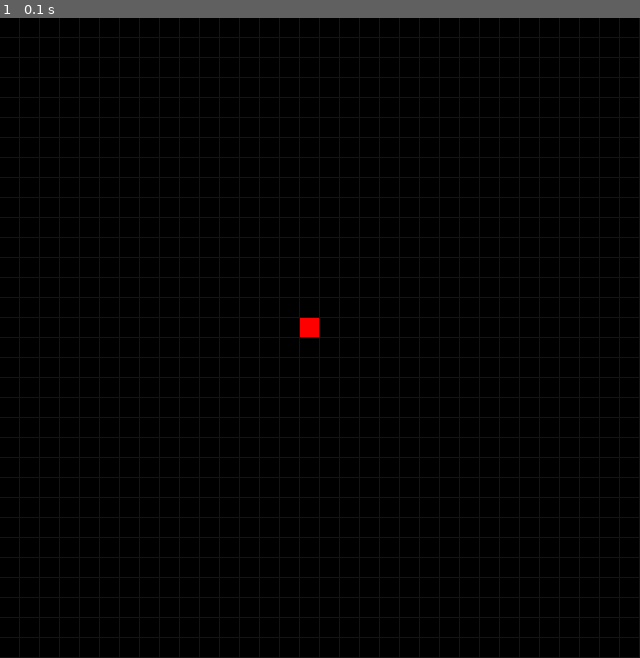
Above: before the commit, frame 1.
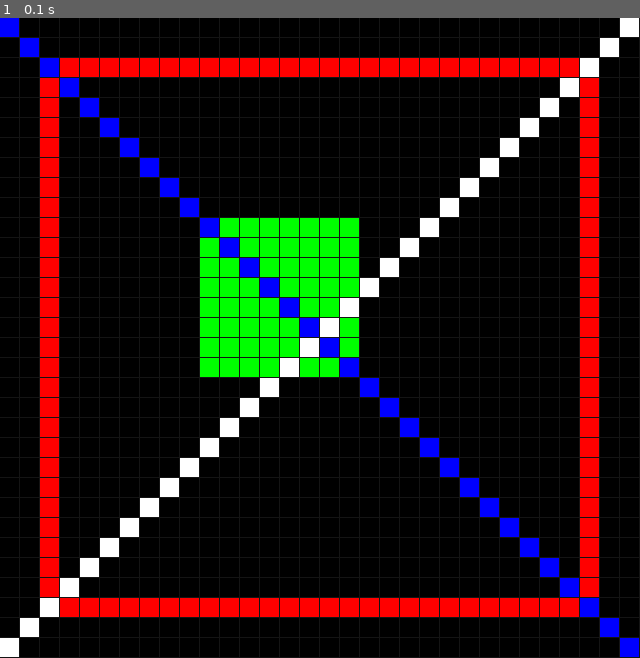
Above: after the commit, the same moment.

Repository: vvaraadd/Lumina
Game: pygame game, started from main.py
The game is run twice, just before and just after one commit, with the same random seed, the same clock (stepped at 60 frames per second) and the same inputs.
Inputs:
- Up to frame 1 (0.1 s): no input

The runs differ from the first frame. In frame 1, 19% of the frame differs, in the area x 0-100%, y 0-100%.

Commit message:
Implement drawing primitives

Diff:
--- a/core/app.py
+++ b/core/app.py
@@ -1,8 +1,25 @@
-import pygame
+try:
+    import pygame
+except Exception:
+    class _Clock:
+        def tick(self, fps=0):
+            return None
+
+    class _EventModule:
+        @staticmethod
+        def get():
+            return []
+
+    class _PygameStub:
+        time = _Clock()
+        event = _EventModule()
+        QUIT = 256
+
+    pygame = _PygameStub()
 
 from core.display import Display
 from core.framebuffer import FrameBuffer
-from core.colors import RED
+from core.colors import RED, GREEN, BLUE, WHITE
 
 import config
 
@@ -33,7 +50,37 @@
 
             self.framebuffer.clear()
 
-            self.framebuffer.set_pixel(15, 15, RED)
+            self.framebuffer.draw_rectangle(
+                2,
+                2,
+                28,
+                28,
+                RED,
+            )
+
+            self.framebuffer.fill_rectangle(
+                10,
+                10,
+                8,
+                8,
+                GREEN,
+            )
+
+            self.framebuffer.draw_line(
+                0,
+                0,
+                31,
+                31,
+                BLUE,
+            )
+
+            self.framebuffer.draw_line(
+                31,
+                0,
+                0,
+                31,
+                WHITE,
+            )
 
             # -------------------------
 
--- /dev/null
+++ b/core/drawing.py
@@ -0,0 +1,65 @@
+class DrawingMixin:
+    """
+    Drawing functions for the framebuffer.
+    """
+
+    def draw_line(self, x1, y1, x2, y2, color):
+
+        dx = abs(x2 - x1)
+        dy = abs(y2 - y1)
+
+        sx = 1 if x1 < x2 else -1
+        sy = 1 if y1 < y2 else -1
+
+        err = dx - dy
+
+        while True:
+
+            self.set_pixel(x1, y1, color)
+
+            if x1 == x2 and y1 == y2:
+                break
+
+            e2 = 2 * err
+
+            if e2 > -dy:
+                err -= dy
+                x1 += sx
+
+            if e2 < dx:
+                err += dx
+                y1 += sy
+
+    def draw_rectangle(self, x, y, width, height, color):
+
+        self.draw_line(x, y, x + width - 1, y, color)
+
+        self.draw_line(
+            x,
+            y + height - 1,
+            x + width - 1,
+            y + height - 1,
+            color,
+        )
+
+        self.draw_line(x, y, x, y + height - 1, color)
+
+        self.draw_line(
+            x + width - 1,
+            y,
+            x + width - 1,
+            y + height - 1,
+            color,
+        )
+
+    def fill_rectangle(self, x, y, width, height, color):
+
+        for row in range(y, y + height):
+
+            self.draw_line(
+                x,
+                row,
+                x + width - 1,
+                row,
+                color,
+            )
--- a/core/framebuffer.py
+++ b/core/framebuffer.py
@@ -1,8 +1,10 @@
 from core.colors import BLACK
+from core.drawing import DrawingMixin
+
 import config
 
 
-class FrameBuffer:
+class FrameBuffer(DrawingMixin):
     """
     Stores the color of every pixel on the display.
     """
